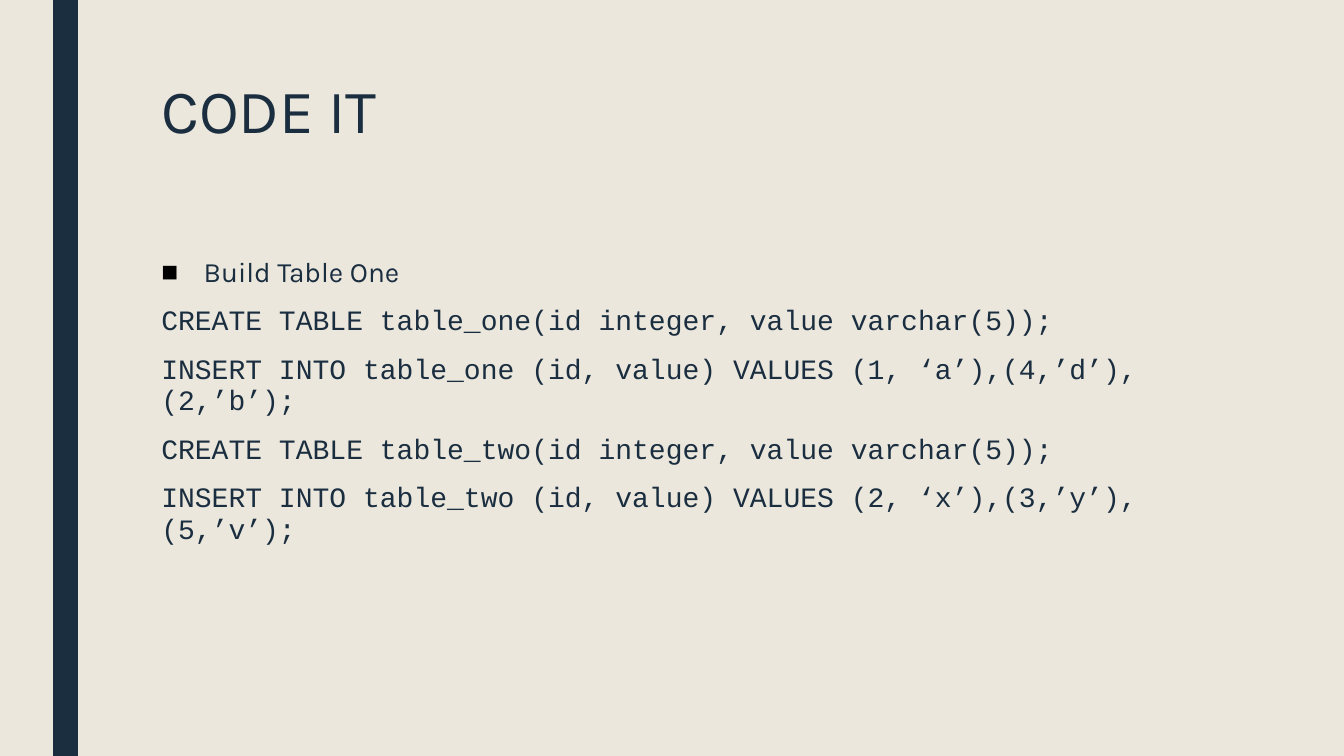
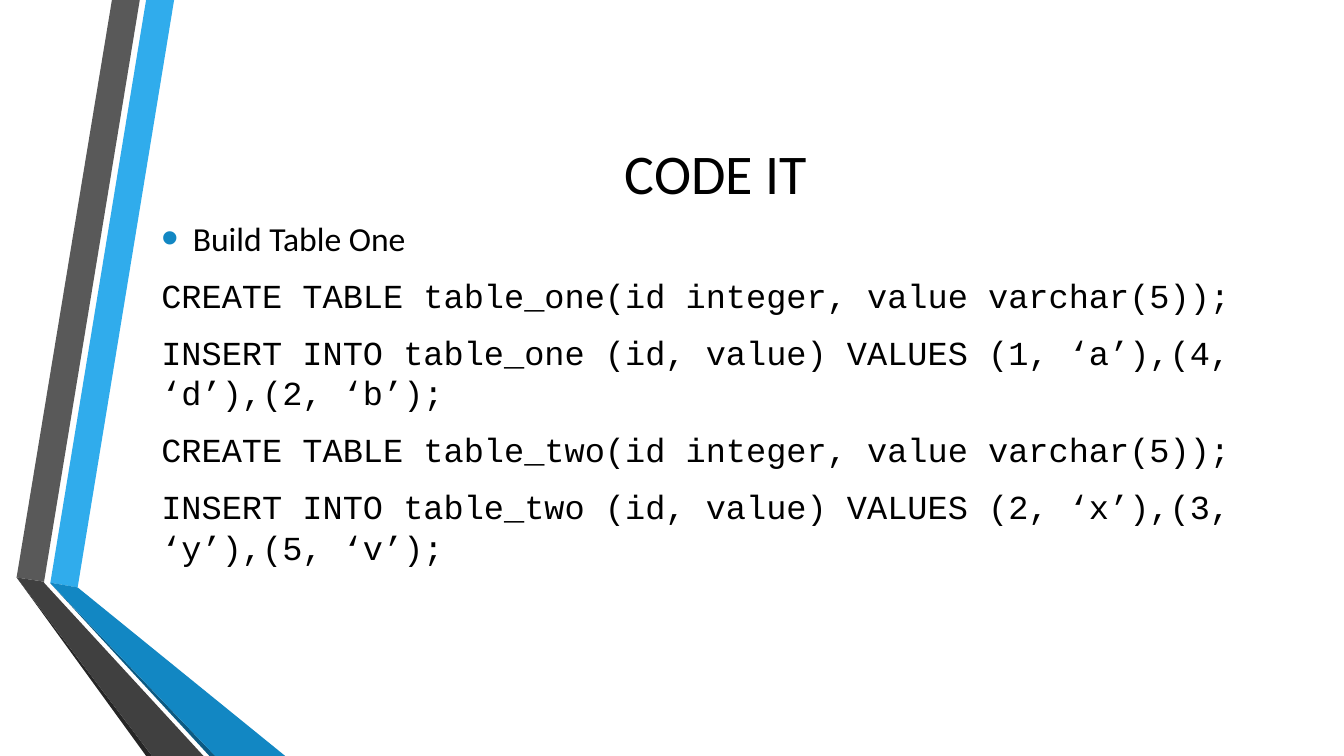
Before and after one commit to MGIS-UMN/GIS5577_week4, a slide deck: slide 14 of Advanced_DB_queries.odp. Drawn at 1344x756 pixels with LibreOffice and Linux fonts; fonts in the diff are those of the drawing; background and template pictures are left out. Boxes give left, top, right and bottom in pixels: in the first picture for what was removed or moved away, otherwise in the second. Text is boxed around its words. In the diff, an @@ line names an element or a change of style, - is before the commit and + after.

```diff
--- a/Advanced_DB_queries.odp
+++ b/Advanced_DB_queries.odp
@@ background #EBE7DD to picture (left out) @@
@@ freeform shape removed at box(52, 0, 78, 756) @@
@@ title "CODE IT": place and size @@
-title "CODE IT" at box(161, 93, 377, 134)
+title "CODE IT" at box(625, 157, 806, 195)
@@ title "CODE IT" at box(625, 157, 806, 195): size 44 to 40 pt, font Karla to Calibri, text colour #1A2E40 to #000000; alignment left to centre; line spacing 0.89 to 1; vertical alignment top to middle @@
@@ text "Build Table One" at box(161, 283, 1230, 567): vertical alignment top to middle @@
@@ text at box(161, 283, 1230, 469): size 20 to 24 pt, text colour #1A2E40 to #000000 in "Build Table One", "CREATE TABLE table_one(id integer, value varchar(5));", "CREATE TABLE table_two(id integer, value varchar(5));"; font Karla to Calibri in "Build Table One"; bullet ■ to •; line spacing 0.94 to 1; bullet colour #000000 to #1287C3 @@
@@ text at box(161, 340, 1230, 412): text changed; size 20 to 24 pt; text colour #1A2E40 to #000000 @@
-INSERT INTO table_one (id, value) VALUES (1, ‘a’),(4,’d’),(2,’b’);
+INSERT INTO table_one (id, value) VALUES (1, ‘a’),(4, ‘d’),(2, ‘b’);
@@ text at box(161, 495, 1230, 567): text changed; size 20 to 24 pt; text colour #1A2E40 to #000000 @@
-INSERT INTO table_two (id, value) VALUES (2, ‘x’),(3,’y’),(5,’v’);
+INSERT INTO table_two (id, value) VALUES (2, ‘x’),(3, ‘y’),(5, ‘v’);
@@ group added at box(16, 0, 285, 756): 6 freeform shapes @@
```
Also in this commit, not shown: 32 other slides changed.
